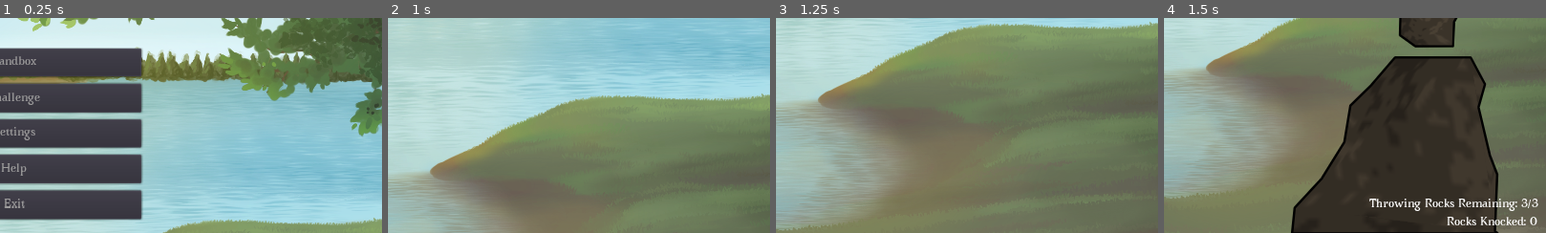
Above: before the commit, frames 1-4 (left to right).
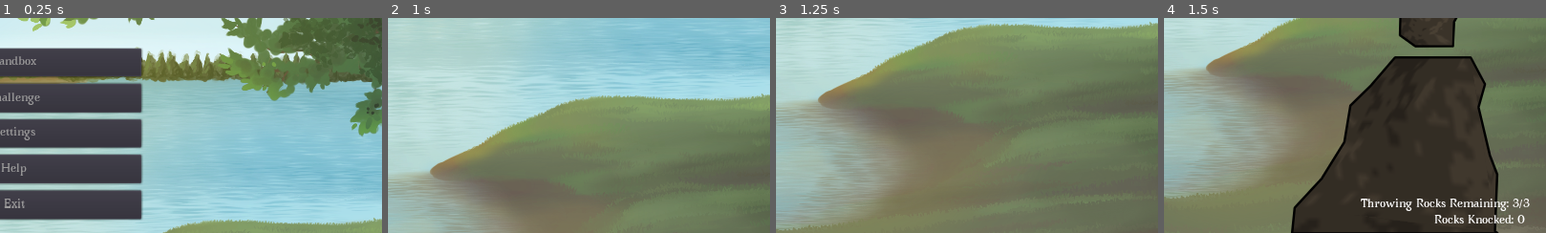
Above: after the commit, the same moments.

Repository: ebrahimebrahim/knock-the-rock
Game: Godot game, scene res://MenuScreen.tscn
Same seed, same stepped clock (60 frames per second), same inputs: the game is played once before the commit and once after it.
Inputs (mouse positions are % of the whole screen's width and height, from its top left):
- Up to frame 1 (0.25 s): no input
- Up to frame 2 (1 s): click "Challenge" at 0.5 s
- Up to frame 3 (1.25 s): no input
- Up to frame 4 (1.5 s): move the mouse to (72, 45) at 1.27 s; press the mouse at (72, 45) at 1.28 s
The pictures show only the part of the screen within x 48-98%, y 48-98%; the shares and areas given below are measured in that part.

Frames 1-3 are identical in both runs. In frame 4, 1.9% of the frame differs, in the area x 51-98%, y 84-97%.

Commit message:
fix #30
gave the HelpOverlay node in GameBase a higher Z-index, and then changes the LabelsLayer node to a Node2D so that it has a Z-index

Diff:
--- a/ktr/GameBase.tscn
+++ b/ktr/GameBase.tscn
@@ -22,7 +22,7 @@
 [node name="HelpOverlay" type="Node2D" parent="."]
 visible = false
 position = Vector2( 319.027, 261.629 )
-z_index = 1
+z_index = 2
 __meta__ = {
 "_edit_group_": true
 }
--- a/ktr/GameChallenge.tscn
+++ b/ktr/GameChallenge.tscn
@@ -86,19 +86,21 @@
 position = Vector2( 149.919, 236.155 )
 shape = SubResource( 4 )
 
-[node name="LabelsLayer" type="CanvasLayer" parent="." index="7"]
+[node name="LabelsLayer" type="Node2D" parent="." index="7"]
+position = Vector2( 1066.5, 600 )
+z_index = 1
 
 [node name="ThrowingRocksRemainingLabel" type="Label" parent="LabelsLayer" index="0"]
 anchor_left = 1.0
 anchor_top = 1.0
 anchor_right = 1.0
 anchor_bottom = 1.0
-margin_left = -267.275
-margin_top = -60.0
-margin_right = -20.275
-margin_bottom = -25.0
+margin_left = -279.779
+margin_top = -59.9999
+margin_right = -15.7794
+margin_bottom = -39.9999
 theme = ExtResource( 4 )
-text = "Throwing Rocks Remaining: 0"
+text = "Throwing Rocks Remaining: 0/0"
 __meta__ = {
 "_edit_use_anchors_": false
 }
@@ -108,8 +110,10 @@
 anchor_top = 1.0
 anchor_right = 1.0
 anchor_bottom = 1.0
-margin_left = -159.0
-margin_top = -35.0
+margin_left = -177.042
+margin_top = -37.9999
+margin_right = -39.0425
+margin_bottom = -17.9999
 theme = ExtResource( 4 )
 text = "Rocks Knocked: 0"
 __meta__ = {
@@ -117,10 +121,10 @@
 }
 
 [node name="MsgCenter" type="Label" parent="LabelsLayer" index="2"]
-margin_left = 164.877
-margin_top = 150.129
-margin_right = 903.877
-margin_bottom = 325.129
+margin_left = -899.812
+margin_top = -450.871
+margin_right = -160.812
+margin_bottom = -275.871
 theme = ExtResource( 4 )
 custom_fonts/font = SubResource( 5 )
 custom_colors/font_color = Color( 0.74902, 0.678431, 0.627451, 1 )
